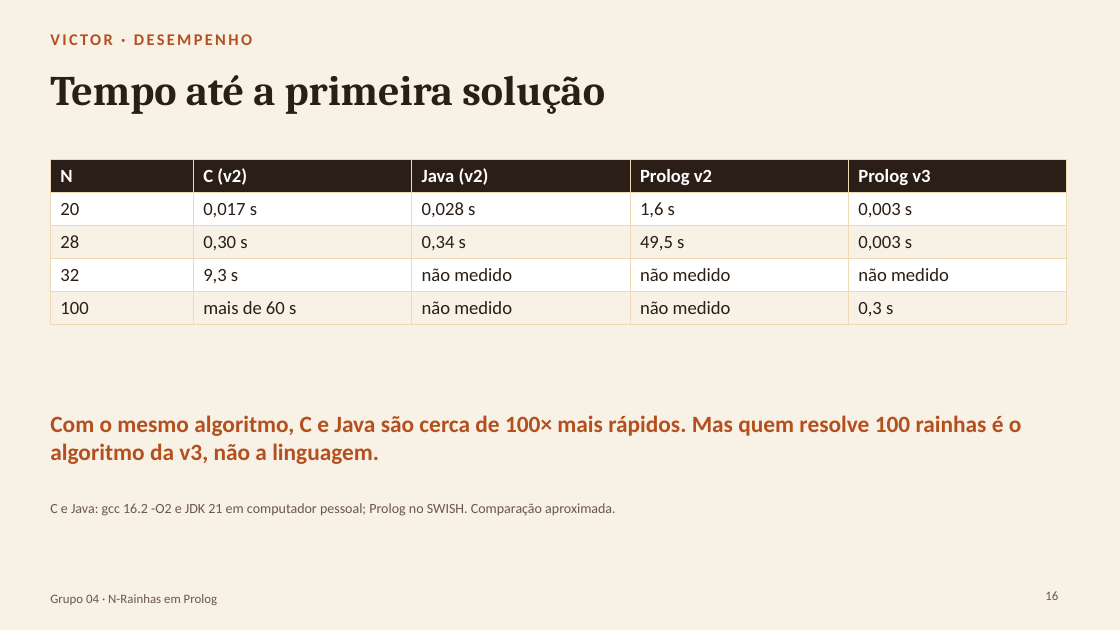
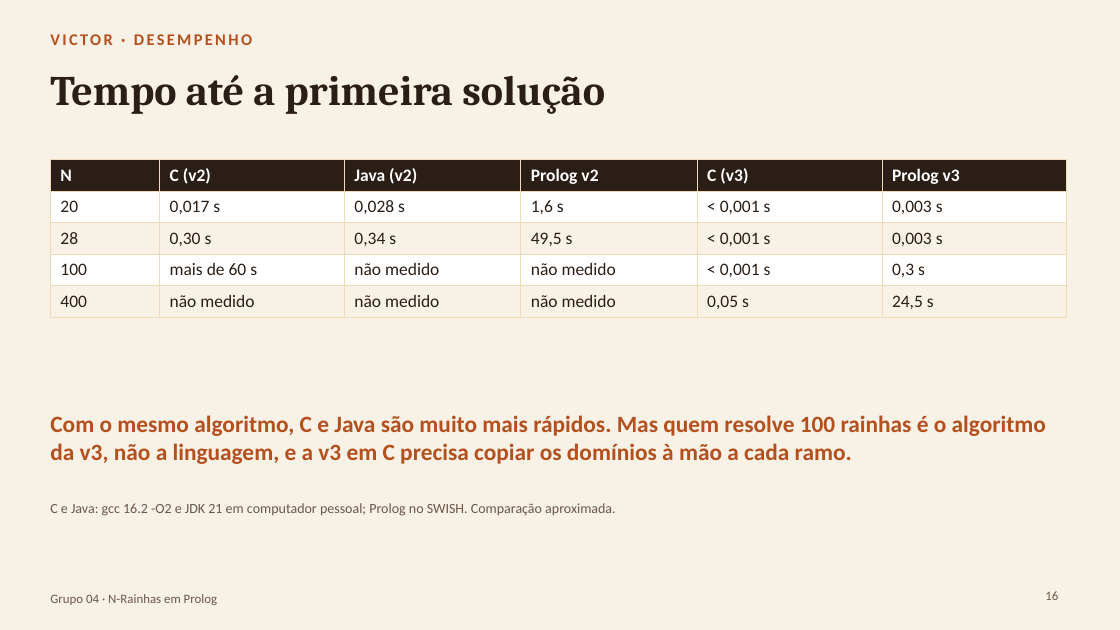
Before and after one commit to Alexandro-Junior/N-rainhas-com-backtracking, a slide deck: slide 16 of slides/Seminario-NRainhas-Grupo04.pptx. Drawn at 1120x630 pixels with LibreOffice and Linux fonts; fonts in the diff are those of the drawing. Boxes give left, top, right and bottom in pixels: in the first picture for what was removed or moved away, otherwise in the second. Text is boxed around its words. In the diff, an @@ line names an element or a change of style, - is before the commit and + after.

Commit message:
v3 em C (Duquesnio) revisada: validacao, tabuleiro e recomeco; README, log e slides

```diff
--- a/slides/Seminario-NRainhas-Grupo04.pptx
+++ b/slides/Seminario-NRainhas-Grupo04.pptx
@@ table at (50,160,1067,313) @@
-column 1, row 4: 32
+column 1, row 4: 100
-column 1, row 5: 100
+column 1, row 5: 400
-column 2, row 4: 9,3 s
+column 2, row 4: mais de 60 s
-column 2, row 5: mais de 60 s
+column 2, row 5: não medido
-column 5: Prolog v3 | 0,003 s | 0,003 s | não medido | 0,3 s
+column 5: C (v3) | < 0,001 s | < 0,001 s | < 0,001 s | 0,05 s
+column 6: Prolog v3 | 0,003 s | 0,003 s | 0,3 s | 24,5 s
@@ text at (50,415,1046,464): text changed @@
-Com o mesmo algoritmo, C e Java são cerca de 100× mais rápidos. Mas quem resolve 100 rainhas é o algoritmo da v3, não a linguagem.
+Com o mesmo algoritmo, C e Java são muito mais rápidos. Mas quem resolve 100 rainhas é o algoritmo da v3, não a linguagem, e a v3 em C precisa copiar os domínios à mão a cada ramo.
```
Also in this commit, not shown: 4 other files.
